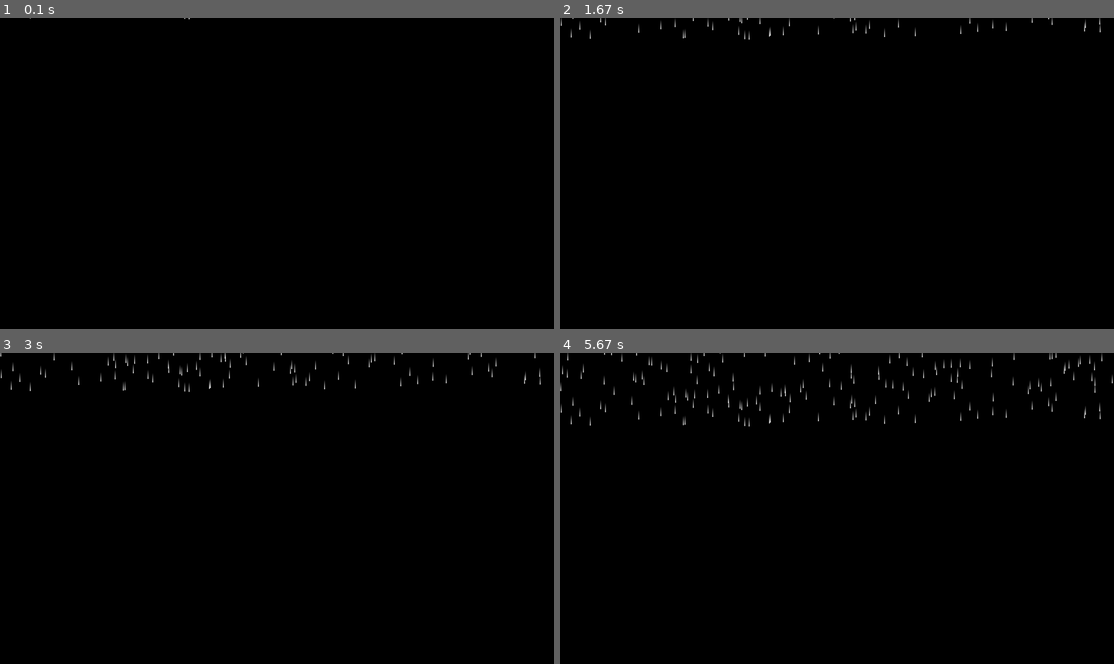
Above: before the commit, frames 1-4 (two rows, left to right).
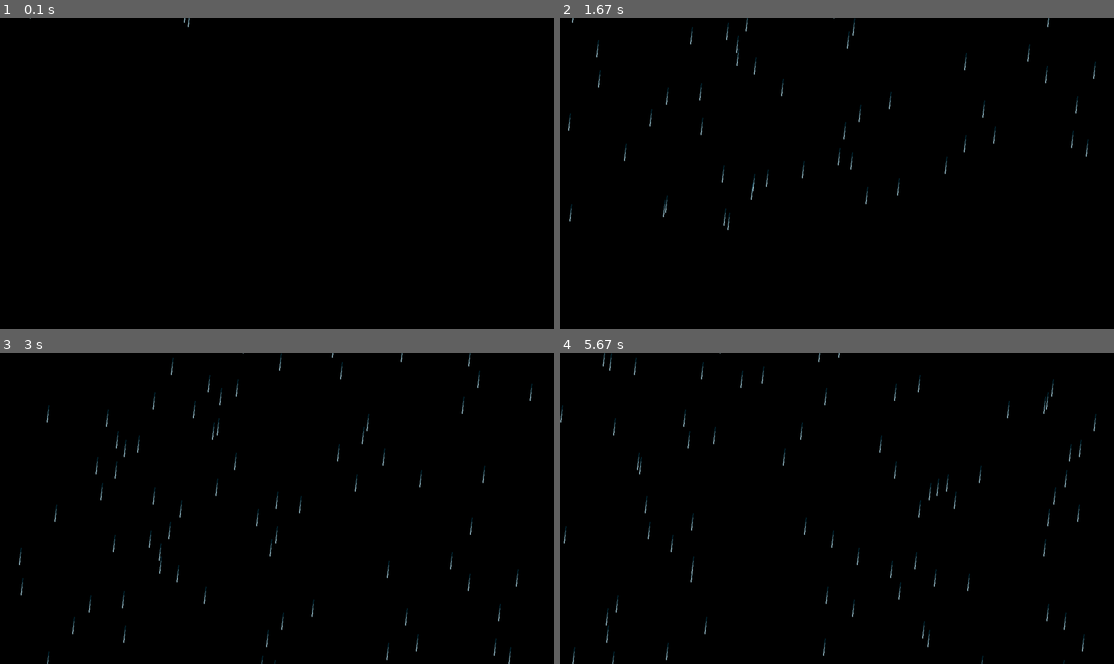
Above: after the commit, the same moments.

Repository: faseehfs/example-programs
Game: pygame game, started from programs/pygame/rain.py
Two runs of this game, one before a commit and one after it. Both use one fixed random seed, a clock stepped at 60 frames per second and the inputs below.
Inputs:
- Up to frame 1 (0.1 s): no input
- Up to frame 2 (1.67 s): no input
- Up to frame 3 (3 s): no input
- Up to frame 4 (5.67 s): no input

The runs differ from the first frame. In frame 1, less than 0.1% of the frame differs, in the area x 5-35%, y 0-3%; in frame 2, 0.8%; in frame 3, 1.3%; in frame 4, 1.8%, in the area x 0-100%, y 0-100%.

Commit message:
Update rain.py

Diff:
--- a/programs/pygame/rain.py
+++ b/programs/pygame/rain.py
@@ -14,9 +14,10 @@
         self,
         area,
         drops_per_frame=1,
-        length=20,
+        length=4,
         width=2,
         color=(255, 255, 255),
+        velocity=(-1, 10),
         tail=True,
     ):
         self.area = area
@@ -25,12 +26,16 @@
         self.width = width
         self.color = color
         self.color_step = max(color) // length
+        self.velocity = velocity
         self.drops = []
         self.tail = tail
 
     def move(self):
         for i in range(len(self.drops)):
-            self.drops[i] = (self.drops[i][0], self.drops[i][1] + 1)
+            self.drops[i] = (
+                self.drops[i][0] + self.velocity[0],
+                self.drops[i][1] + self.velocity[1],
+            )
 
     def add(self):
         for i in range(self.drops_per_frame):
@@ -42,7 +47,10 @@
                 start_pos = drop
                 color = self.color
                 while color != (0, 0, 0):
-                    end_pos = (start_pos[0], start_pos[1] - 1)
+                    end_pos = (
+                        start_pos[0] - self.velocity[0],
+                        start_pos[1] - self.velocity[1],
+                    )
                     pygame.draw.line(surface, color, start_pos, end_pos, self.width)
                     start_pos = end_pos
                     color = tuple(
@@ -61,7 +69,7 @@
 running = True
 
 screen_size = screen.get_size()
-raindrops = Raindrops(screen_size, 1)
+raindrops = Raindrops(screen_size, 1, color=(173, 216, 230))
 
 while running:
     for event in pygame.event.get():
